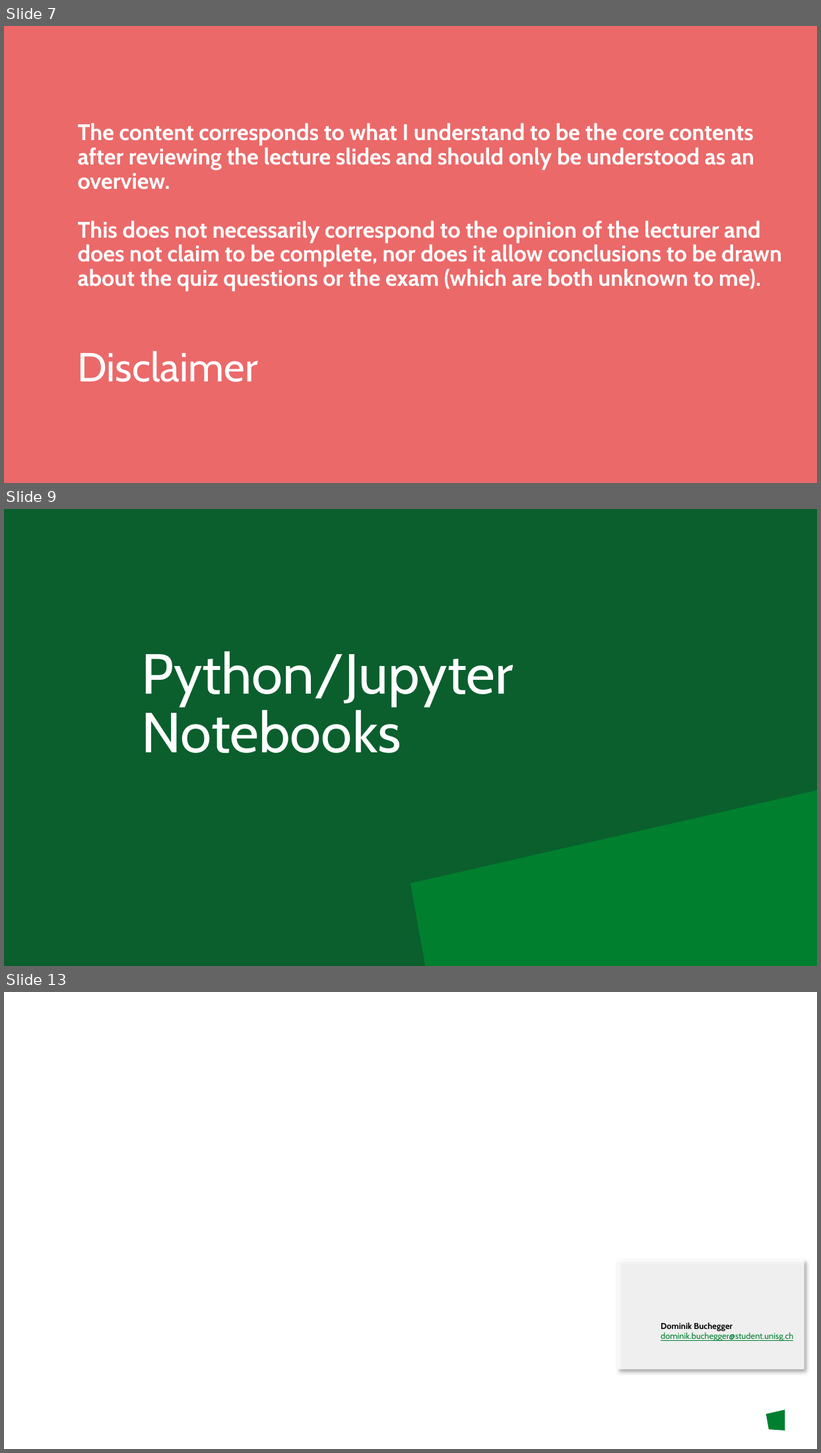
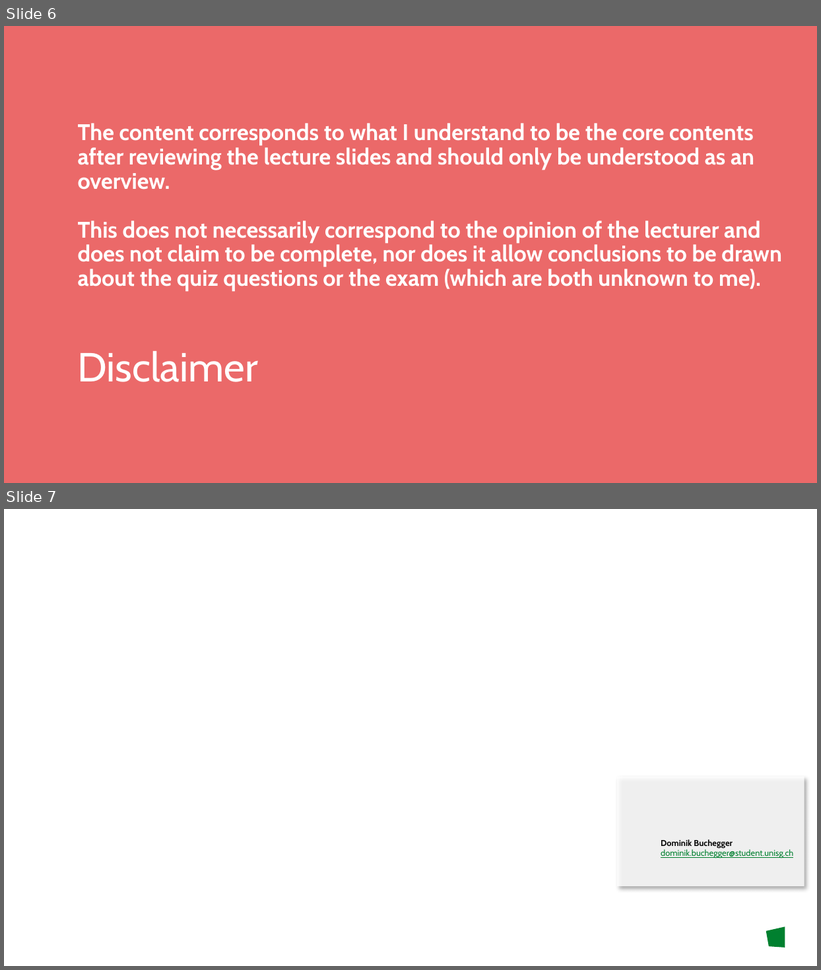
Before and after one commit to DomBBB/dombbb.github.io, a slide deck: Presentation/Presentation_W0.pptx. Shown one above the other, each under a label of ours: slides 7, 9 and 13 before the commit, slides 6 and 7 after it; the slides between them are not shown. The pictures are 821x1453 and 821x970 pixels, drawn with LibreOffice and Linux fonts; fonts in the diff are those of the drawing; background and template pictures are left out. Boxes give left, top, right and bottom in pixels: in the first picture for what was removed or moved away, otherwise in the second. Text is boxed around its words. In the diff, an @@ line names an element or a change of style, - is before the commit and + after.

```diff
--- a/Presentation/Presentation_W0.pptx
+++ b/Presentation/Presentation_W0.pptx
@@ slide 9 removed at (4,509,817,966), background #0A5F2D @@
@@ title removed at (142,651,514,753) @@
-Python/Jupyter Notebooks
@@ freeform shape removed at (411,790,817,966) @@
@@ what was slide 7 is now slide 6 @@
@@ what was slide 13 is now slide 7 @@
```
Also in this commit, not shown: 2 slides changed, 2 slides added, 7 other slides removed.
